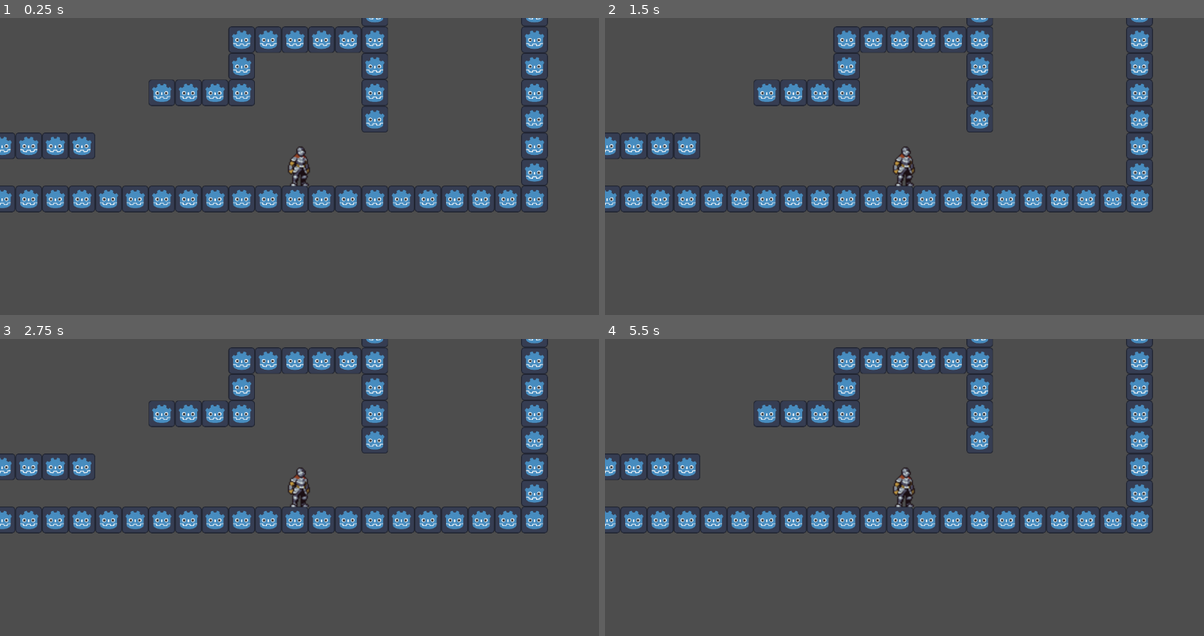
Above: before the commit, frames 1-4 (two rows, left to right).
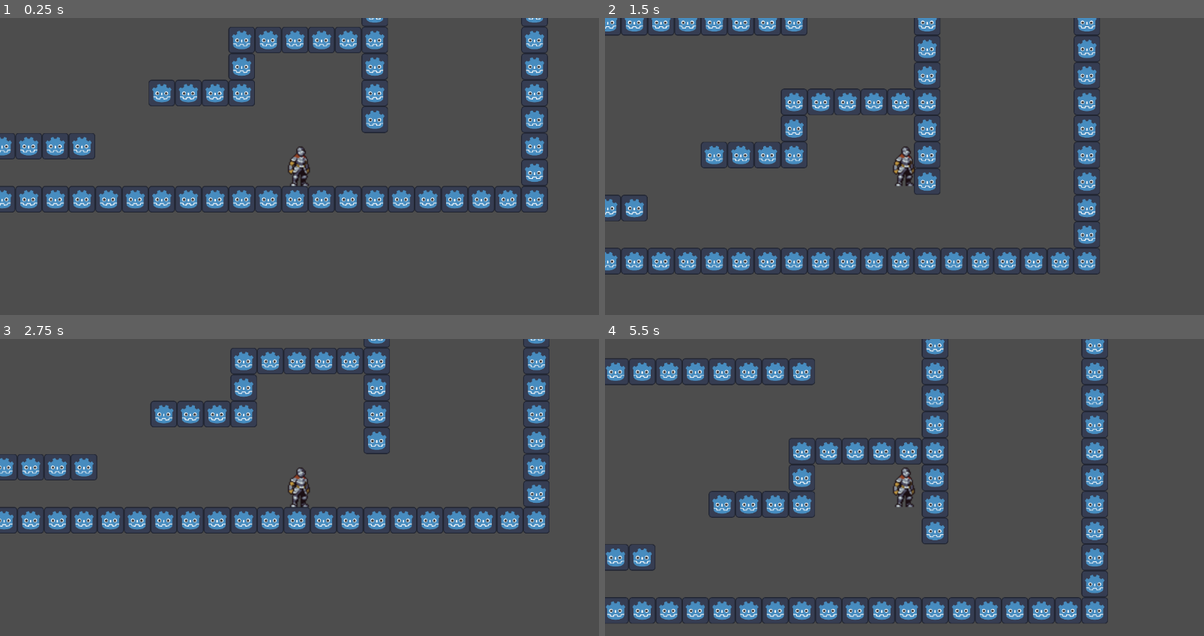
Above: after the commit, the same moments.

Repository: Nabiz/WorkshopFSM
Game: Godot game, scene res://Level/Main.tscn
The game is run twice, just before and just after one commit, with the same random seed, the same clock (stepped at 60 frames per second) and the same inputs.
Inputs:
- Up to frame 1 (0.25 s): no input
- Up to frame 2 (1.5 s): tap Enter (ui_accept) at 0.5, 0.6, 0.77, 1.07, 1.35 s; hold Right (ui_right) from 0.53 s (still down)
- Up to frame 3 (2.75 s): tap Enter (ui_accept) at 1.52, 1.82, 2.1 s; release Right (ui_right) at 2.03 s; hold Left (ui_left) from 2.03 s (still down)
- Up to frame 4 (5.5 s): release Left (ui_left) at 2.78 s; hold Right (ui_right) 2.78-4.28 s; tap Enter (ui_accept) at 2.85, 3.02, 3.32, 3.6, 3.77, 4.07, 4.35, 4.52, 4.82, 5.1 s; hold Left (ui_left) 4.28-5.03 s; hold Right (ui_right) from 5.03 s (still down)

The runs differ from the first frame. In frame 1, 1.8% of the frame differs, in the area x 0-92%, y 0-66%; in frame 2, 20%; in frame 3, 7.0%; in frame 4, 21%, in the area x 0-92%, y 0-96%.

Commit message:
default Player movement

Diff:
--- /dev/null
+++ b/Player/DefaultPlayer.gd
@@ -0,0 +1,28 @@
+extends CharacterBody2D
+
+
+const SPEED = 300.0
+const JUMP_VELOCITY = -600.0
+
+# Get the gravity from the project settings to be synced with RigidBody nodes.
+var gravity: int = ProjectSettings.get_setting("physics/2d/default_gravity")
+
+
+func _physics_process(delta: float) -> void:
+	# Add the gravity.
+	if not is_on_floor():
+		velocity.y += gravity * delta
+
+	# Handle jump.
+	if Input.is_action_just_pressed("ui_accept") and is_on_floor():
+		velocity.y = JUMP_VELOCITY
+
+	# Get the input direction and handle the movement/deceleration.
+	# As good practice, you should replace UI actions with custom gameplay actions.
+	var direction := Input.get_axis("ui_left", "ui_right")
+	if direction:
+		velocity.x = direction * SPEED
+	else:
+		velocity.x = move_toward(velocity.x, 0, SPEED)
+
+	move_and_slide()
--- a/Player/Player.gd
+++ /dev/null
@@ -1,15 +0,0 @@
-extends CharacterBody2D
-class_name Player
-
-@onready var animation: AnimatedSprite2D = $AnimatedSprite
-@onready var _label: Label = $Label
-
-var _is_flipped: bool = false
-func flip_horizontally(value: bool) -> void:
-	if value != _is_flipped:
-		_is_flipped = value
-		animation.flip_h = value
-		animation.position.x = -10 if _is_flipped else 10
-
-func change_label_text(text: String) -> void:
-	_label.text = text
--- a/Player/Player.tscn
+++ b/Player/Player.tscn
@@ -1,25 +1,10 @@
-[gd_scene load_steps=34 format=3 uid="uid://cncb2xx1p1njp"]
+[gd_scene load_steps=15 format=3 uid="uid://cncb2xx1p1njp"]
 
 [ext_resource type="Texture2D" uid="uid://bmtavbwjwtikg" path="res://Assets/PlayerSpriteSheets/Idle.png" id="1_1fkjk"]
-[ext_resource type="Script" path="res://Player/Player.gd" id="1_sl7xq"]
-[ext_resource type="Texture2D" uid="uid://bx74brf60in7c" path="res://Assets/PlayerSpriteSheets/Fall.png" id="2_btax3"]
-[ext_resource type="Texture2D" uid="uid://qcdtgu0jjcpr" path="res://Assets/PlayerSpriteSheets/Walk.png" id="3_0bj2q"]
-[ext_resource type="Texture2D" uid="uid://cc7nw2ilb6qq" path="res://Assets/PlayerSpriteSheets/Jump.png" id="4_q8kvp"]
+[ext_resource type="Script" path="res://Player/DefaultPlayer.gd" id="1_xh32q"]
 
 [sub_resource type="RectangleShape2D" id="RectangleShape2D_tgbk3"]
 size = Vector2(36, 72)
-
-[sub_resource type="AtlasTexture" id="AtlasTexture_04ba1"]
-atlas = ExtResource("2_btax3")
-region = Rect2(0, 0, 120, 80)
-
-[sub_resource type="AtlasTexture" id="AtlasTexture_gcvh5"]
-atlas = ExtResource("2_btax3")
-region = Rect2(120, 0, 120, 80)
-
-[sub_resource type="AtlasTexture" id="AtlasTexture_h0yon"]
-atlas = ExtResource("2_btax3")
-region = Rect2(240, 0, 120, 80)
 
 [sub_resource type="AtlasTexture" id="AtlasTexture_il3kd"]
 atlas = ExtResource("1_1fkjk")
@@ -61,74 +46,8 @@
 atlas = ExtResource("1_1fkjk")
 region = Rect2(1080, 0, 120, 80)
 
-[sub_resource type="AtlasTexture" id="AtlasTexture_8in7m"]
-atlas = ExtResource("4_q8kvp")
-region = Rect2(0, 0, 120, 80)
-
-[sub_resource type="AtlasTexture" id="AtlasTexture_shioe"]
-atlas = ExtResource("4_q8kvp")
-region = Rect2(120, 0, 120, 80)
-
-[sub_resource type="AtlasTexture" id="AtlasTexture_rl5da"]
-atlas = ExtResource("4_q8kvp")
-region = Rect2(240, 0, 120, 80)
-
-[sub_resource type="AtlasTexture" id="AtlasTexture_p3br7"]
-atlas = ExtResource("3_0bj2q")
-region = Rect2(0, 0, 120, 80)
-
-[sub_resource type="AtlasTexture" id="AtlasTexture_cgmqv"]
-atlas = ExtResource("3_0bj2q")
-region = Rect2(120, 0, 120, 80)
-
-[sub_resource type="AtlasTexture" id="AtlasTexture_33aec"]
-atlas = ExtResource("3_0bj2q")
-region = Rect2(240, 0, 120, 80)
-
-[sub_resource type="AtlasTexture" id="AtlasTexture_k51dy"]
-atlas = ExtResource("3_0bj2q")
-region = Rect2(360, 0, 120, 80)
-
-[sub_resource type="AtlasTexture" id="AtlasTexture_gwj0j"]
-atlas = ExtResource("3_0bj2q")
-region = Rect2(480, 0, 120, 80)
-
-[sub_resource type="AtlasTexture" id="AtlasTexture_u6s0f"]
-atlas = ExtResource("3_0bj2q")
-region = Rect2(600, 0, 120, 80)
-
-[sub_resource type="AtlasTexture" id="AtlasTexture_c1mc1"]
-atlas = ExtResource("3_0bj2q")
-region = Rect2(720, 0, 120, 80)
-
-[sub_resource type="AtlasTexture" id="AtlasTexture_lap0a"]
-atlas = ExtResource("3_0bj2q")
-region = Rect2(840, 0, 120, 80)
-
-[sub_resource type="AtlasTexture" id="AtlasTexture_e55t2"]
-atlas = ExtResource("3_0bj2q")
-region = Rect2(960, 0, 120, 80)
-
-[sub_resource type="AtlasTexture" id="AtlasTexture_now4f"]
-atlas = ExtResource("3_0bj2q")
-region = Rect2(1080, 0, 120, 80)
-
 [sub_resource type="SpriteFrames" id="SpriteFrames_pak47"]
 animations = [{
-"frames": [{
-"duration": 1.0,
-"texture": SubResource("AtlasTexture_04ba1")
-}, {
-"duration": 1.0,
-"texture": SubResource("AtlasTexture_gcvh5")
-}, {
-"duration": 1.0,
-"texture": SubResource("AtlasTexture_h0yon")
-}],
-"loop": true,
-"name": &"Fall",
-"speed": 5.0
-}, {
 "frames": [{
 "duration": 1.0,
 "texture": SubResource("AtlasTexture_il3kd")
@@ -163,59 +82,10 @@
 "loop": true,
 "name": &"Idle",
 "speed": 5.0
-}, {
-"frames": [{
-"duration": 1.0,
-"texture": SubResource("AtlasTexture_8in7m")
-}, {
-"duration": 1.0,
-"texture": SubResource("AtlasTexture_shioe")
-}, {
-"duration": 1.0,
-"texture": SubResource("AtlasTexture_rl5da")
-}],
-"loop": true,
-"name": &"Jump",
-"speed": 5.0
-}, {
-"frames": [{
-"duration": 1.0,
-"texture": SubResource("AtlasTexture_p3br7")
-}, {
-"duration": 1.0,
-"texture": SubResource("AtlasTexture_cgmqv")
-}, {
-"duration": 1.0,
-"texture": SubResource("AtlasTexture_33aec")
-}, {
-"duration": 1.0,
-"texture": SubResource("AtlasTexture_k51dy")
-}, {
-"duration": 1.0,
-"texture": SubResource("AtlasTexture_gwj0j")
-}, {
-"duration": 1.0,
-"texture": SubResource("AtlasTexture_u6s0f")
-}, {
-"duration": 1.0,
-"texture": SubResource("AtlasTexture_c1mc1")
-}, {
-"duration": 1.0,
-"texture": SubResource("AtlasTexture_lap0a")
-}, {
-"duration": 1.0,
-"texture": SubResource("AtlasTexture_e55t2")
-}, {
-"duration": 1.0,
-"texture": SubResource("AtlasTexture_now4f")
-}],
-"loop": true,
-"name": &"Walk",
-"speed": 5.0
 }]
 
 [node name="Player" type="CharacterBody2D"]
-script = ExtResource("1_sl7xq")
+script = ExtResource("1_xh32q")
 
 [node name="Collision" type="CollisionShape2D" parent="."]
 position = Vector2(0, -36)
@@ -229,7 +99,3 @@
 autoplay = "Idle"
 
 [node name="Camera" type="Camera2D" parent="."]
-
-[node name="Label" type="Label" parent="."]
-offset_right = 40.0
-offset_bottom = 23.0
